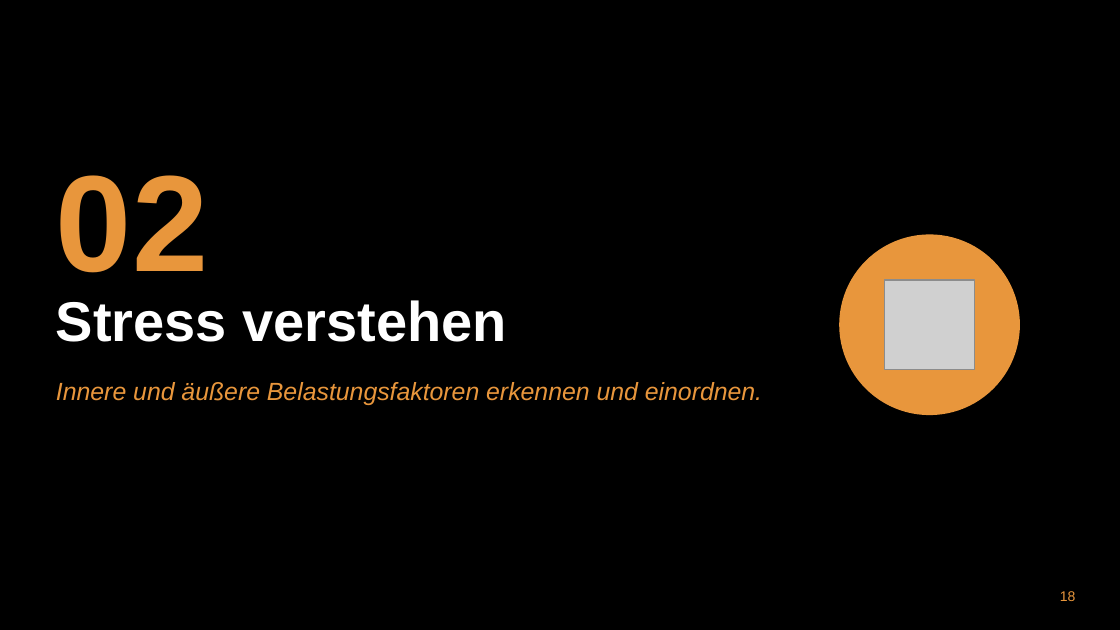
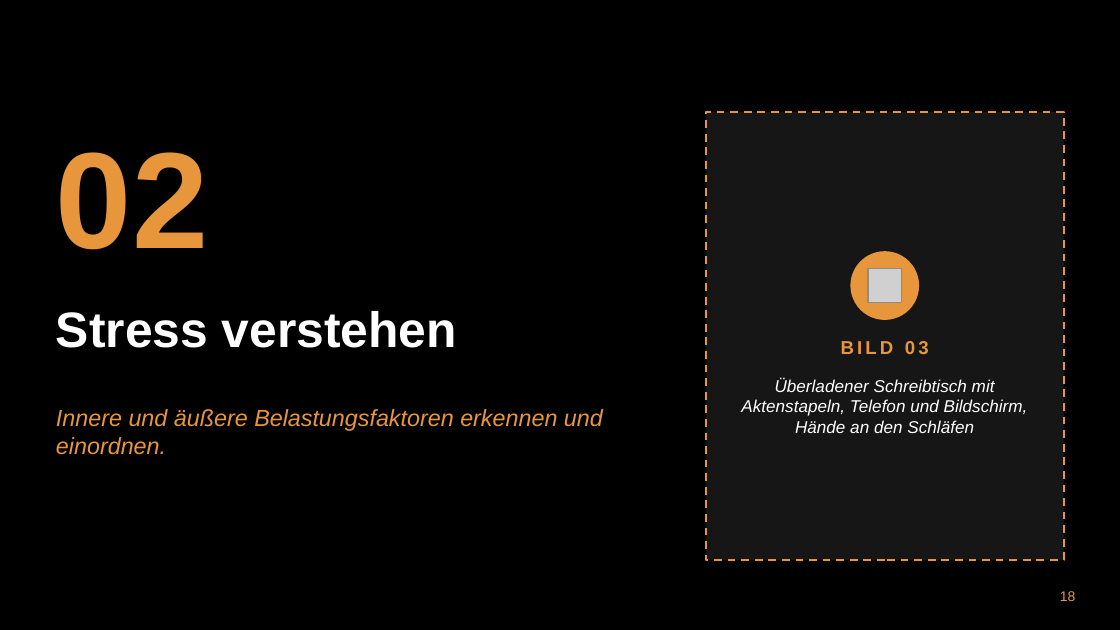
Before and after one commit to munderlohsven-dev/BVKT, a slide deck: slide 18 of praesentationen/zweitagesseminar_mentale_staerke_achtsamkeit/Zweitagesseminar_Mentale_Staerke_Achtsamkeit.pptx. Drawn at 1120x630 pixels with LibreOffice and Linux fonts; fonts in the diff are those of the drawing; grey boxes stand for pictures; background and template pictures are left out. Boxes give left, top, right and bottom in pixels: in the first picture for what was removed or moved away, otherwise in the second. Text is boxed around its words. In the diff, an @@ line names an element or a change of style, - is before the commit and + after.

```diff
--- a/praesentationen/zweitagesseminar_mentale_staerke_achtsamkeit/Zweitagesseminar_Mentale_Staerke_Achtsamkeit.pptx
+++ b/praesentationen/zweitagesseminar_mentale_staerke_achtsamkeit/Zweitagesseminar_Mentale_Staerke_Achtsamkeit.pptx
@@ text "02": place and size @@
-text "02" at bbox=[56, 175, 208, 273]
+text "02" at bbox=[56, 152, 208, 250]
@@ rectangle added at bbox=[706, 112, 1064, 560], fill #161616, outline #E8963C 1.25 pt dashed @@
@@ text "Stress verstehen": place and size @@
-text "Stress verstehen" at bbox=[56, 300, 507, 342]
+text "Stress verstehen" at bbox=[56, 311, 457, 348]
@@ text "Stress verstehen" at bbox=[56, 311, 457, 348]: size 36 to 32 pt; vertical alignment top to middle @@
@@ ellipse: place and size @@
-ellipse at bbox=[840, 235, 1019, 414]
+ellipse at bbox=[851, 252, 918, 319]
@@ picture added at bbox=[868, 269, 902, 302] @@
@@ picture removed at bbox=[885, 280, 974, 370] @@
@@ text added at bbox=[841, 341, 929, 355], 12 pt, text #E8963C, bold @@
+BILD 03
@@ text added at bbox=[741, 378, 1028, 433], 11 pt, text #FFFFFF, italic @@
+Überladener Schreibtisch mit Aktenstapeln, Telefon und Bildschirm, Hände an den Schläfen
@@ text "Innere und äußere Belastungsfaktoren erkennen ...": place and size @@
-text "Innere und äußere Belastungsfaktoren erkennen ..." at bbox=[56, 382, 762, 405]
+text "Innere und äußere Belastungsfaktoren erkennen ..." at bbox=[56, 409, 603, 455]
@@ text "Innere und äußere Belastungsfaktoren erkennen ..." at bbox=[56, 409, 603, 455]: size 16 to 15 pt @@
```
Also in this commit, not shown: 28 other slides changed, 7 other files.
